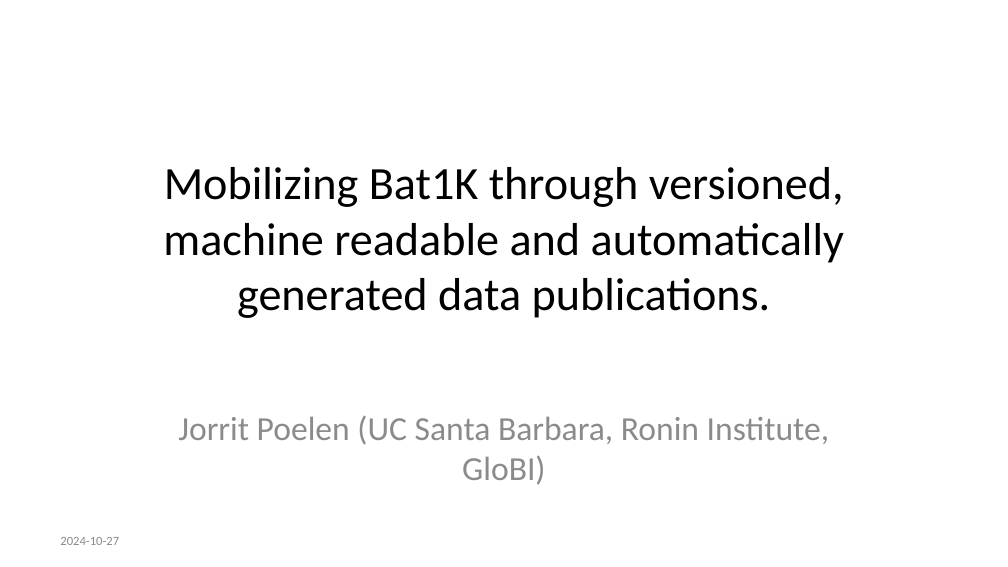
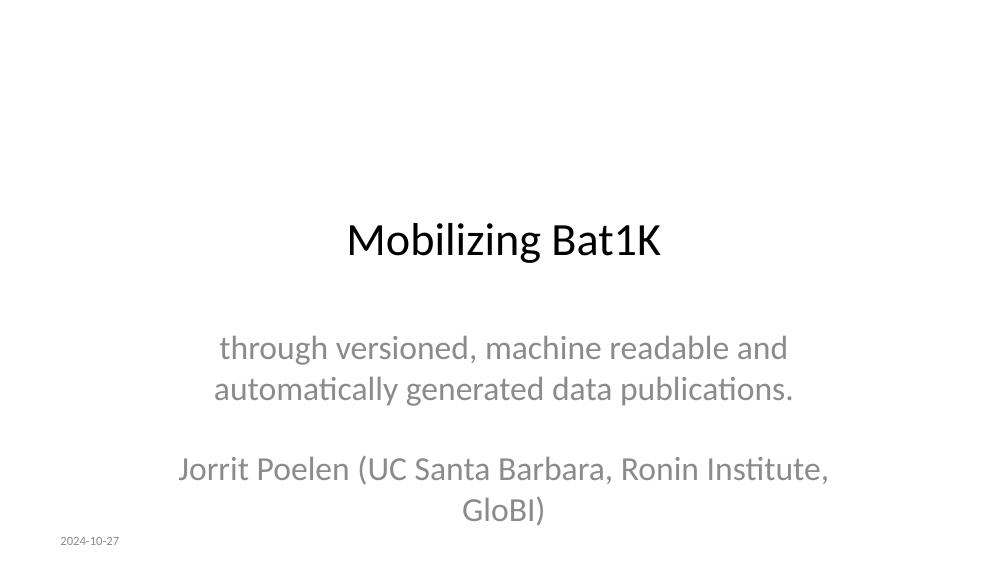
Before and after one commit to jhpoelen/bat1k-talk-2024-10-27, a slide deck: slide 1 of slides.pptx. Drawn at 1008x567 pixels with LibreOffice and Linux fonts; fonts in the diff are those of the drawing. Boxes give left, top, right and bottom in pixels: in the first picture for what was removed or moved away, otherwise in the second. Text is boxed around its words. In the diff, an @@ line names an element or a change of style, - is before the commit and + after.

```diff
--- a/slides.pptx
+++ b/slides.pptx
@@ title at [346,223,661,263]: text changed @@
-Mobilizing Bat1K through versioned, machine readable and automatically generated data publications.
+Mobilizing Bat1K
@@ subtitle at [178,335,829,485]: text changed @@
-Jorrit Poelen (UC Santa Barbara, Ronin Institute, GloBI)
+through versioned, machine readable and automatically generated data publications.
+Jorrit Poelen (UC Santa Barbara, Ronin Institute, GloBI)
```
Also in this commit, not shown: 1 other slide changed, 3 other files.
